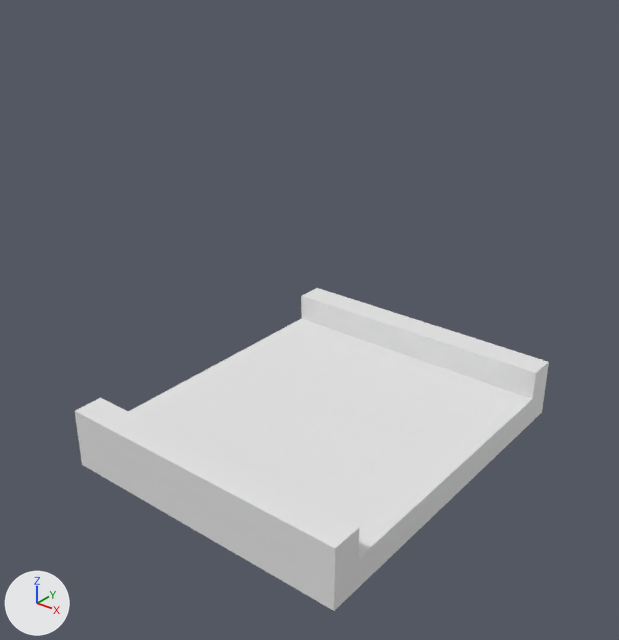
Before and after pictures for a commit that changed the Blender file Parts/Road.blend.
One viewpoint serves both versions: a 50 mm lens placed at (14.66, -19.06, 15.97), pointed at (0.05, -0.8, 4.65). Arrows for +X, +Y and +Z are at lower left; the lights stay in place.

In view in the first picture: '道'.
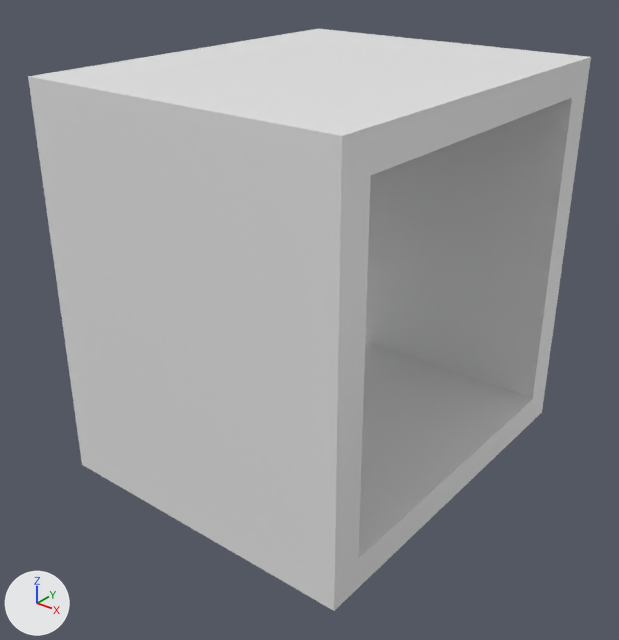
What the commit changed:
me_平面_001 is used by ob_道; location (0.0, 0.0, 0.0); scale (5.0, 5.0, 1.0).
me_平面_001 had 28 vertices, 26 faces and spanned x -1.0..1.0, y -1.2..1.2, z 0.0..2.0.
me_平面_001 now has 36 vertices, 36 faces and spans x -1.0..1.0, y -1.2..1.2, z 0.0..12.0.
Part 1, on me_平面_001:
8 vertices are removed from x -1.0..1.0, y -1.2..1.2, z 2.0.
10 faces are deleted.
8 new vertices lie (0.0, 0.0, 10.0) away from vertices in x -1.0..1.0, y -1.2..1.2, z 1.0.
8 new vertices lie (0.0, 0.0, 1.0) away from vertices in x -1.0..1.0, y -1.2..1.2, z 11.0.
20 new faces join them.

Changed parts and their boxes [x1, y1, x2, y2] in the pictures (619 x 640 px):
'道', reshaped (19% wider, 80% taller)
    before: [75, 288, 549, 611]
    after: [28, 29, 591, 611]
part 1 of me_平面_001, built on
    before: [75, 288, 549, 558]
    after: [28, 29, 591, 558]
